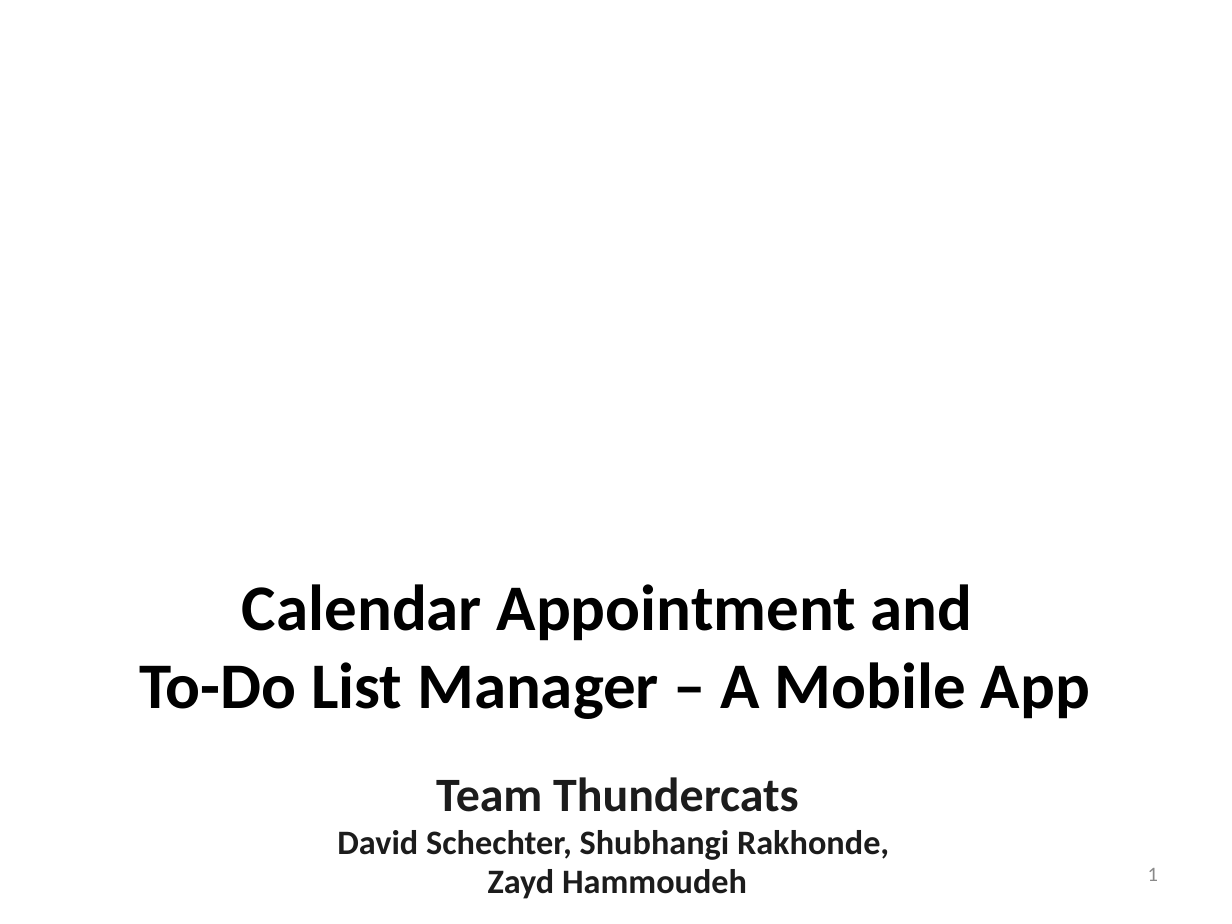
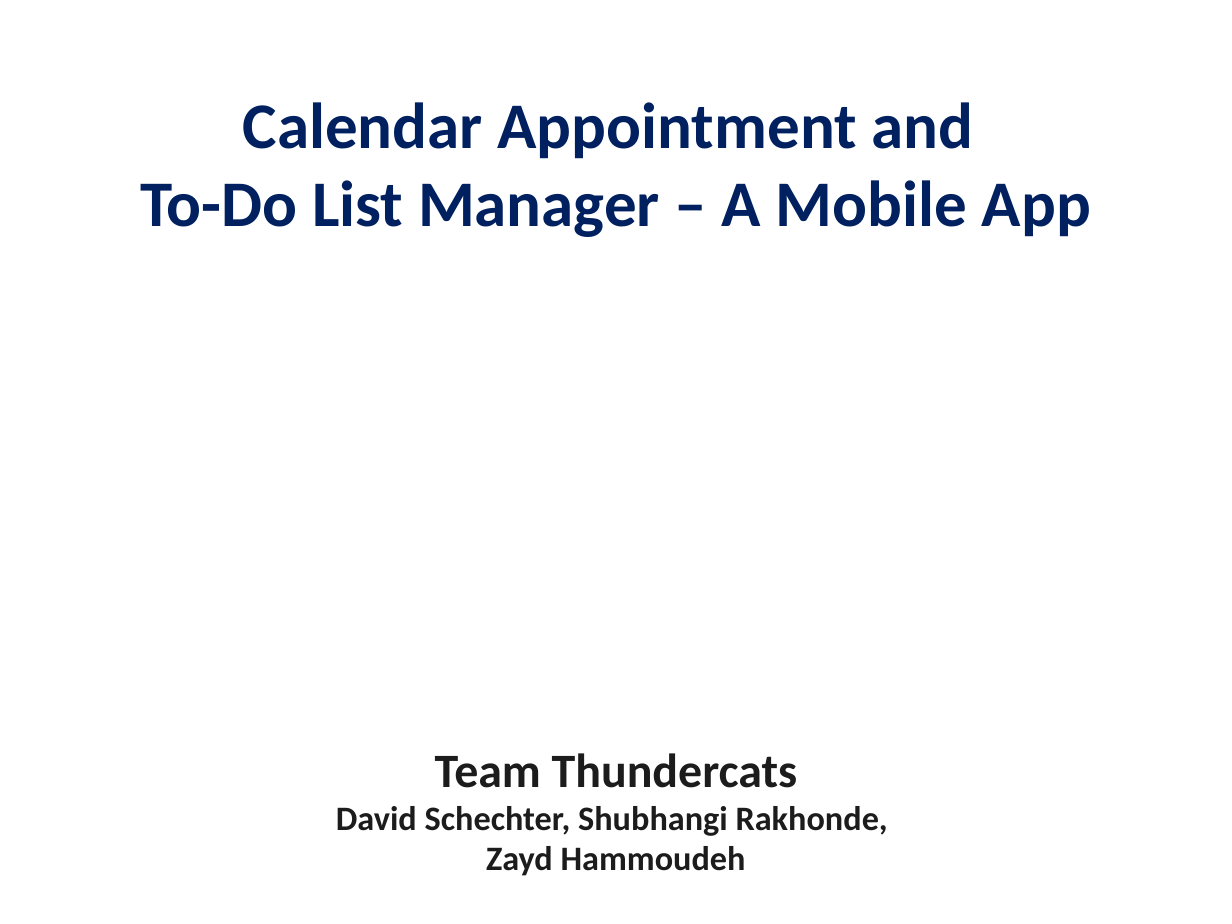
Before and after one commit to ZaydH/CS235, a slide deck: slide 1 of Assignment #4 - iOS Prototype/CS235 - Assignment #4 - Mobile Prototype.pptx. Drawn at 1232x924 pixels with LibreOffice and Linux fonts; fonts in the diff are those of the drawing; background and template pictures are left out. Boxes give left, top, right and bottom in pixels: in the first picture for what was removed or moved away, otherwise in the second. Text is boxed around its words. In the diff, an @@ line names an element or a change of style, - is before the commit and + after.

Commit message:
Uploading mobile prototype slides.

```diff
--- a/Assignment #4 - iOS Prototype/CS235 - Assignment #4 - Mobile Prototype.pptx
+++ b/Assignment #4 - iOS Prototype/CS235 - Assignment #4 - Mobile Prototype.pptx
@@ text "Calendar Appointment and To-Do List ..." moved from (x1=139, y1=584, x2=1090, y2=719) to (x1=140, y1=102, x2=1091, y2=237) @@
@@ text "Calendar Appointment and To-Do List ..." at (x1=140, y1=102, x2=1091, y2=237): text colour #000000 to #002060 @@
@@ text "Team Thundercats" moved from (x1=337, y1=777, x2=889, y2=899) to (x1=336, y1=753, x2=888, y2=876) @@
@@ page number removed at (x1=1148, y1=868, x2=1158, y2=881) @@
-1
```
Also in this commit, not shown: 2 other slides changed.
